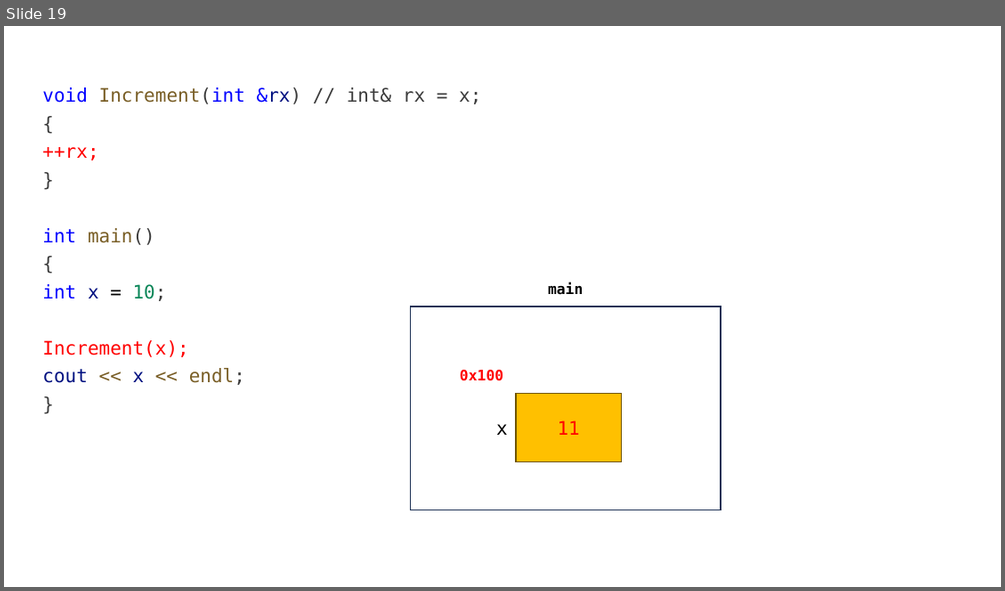
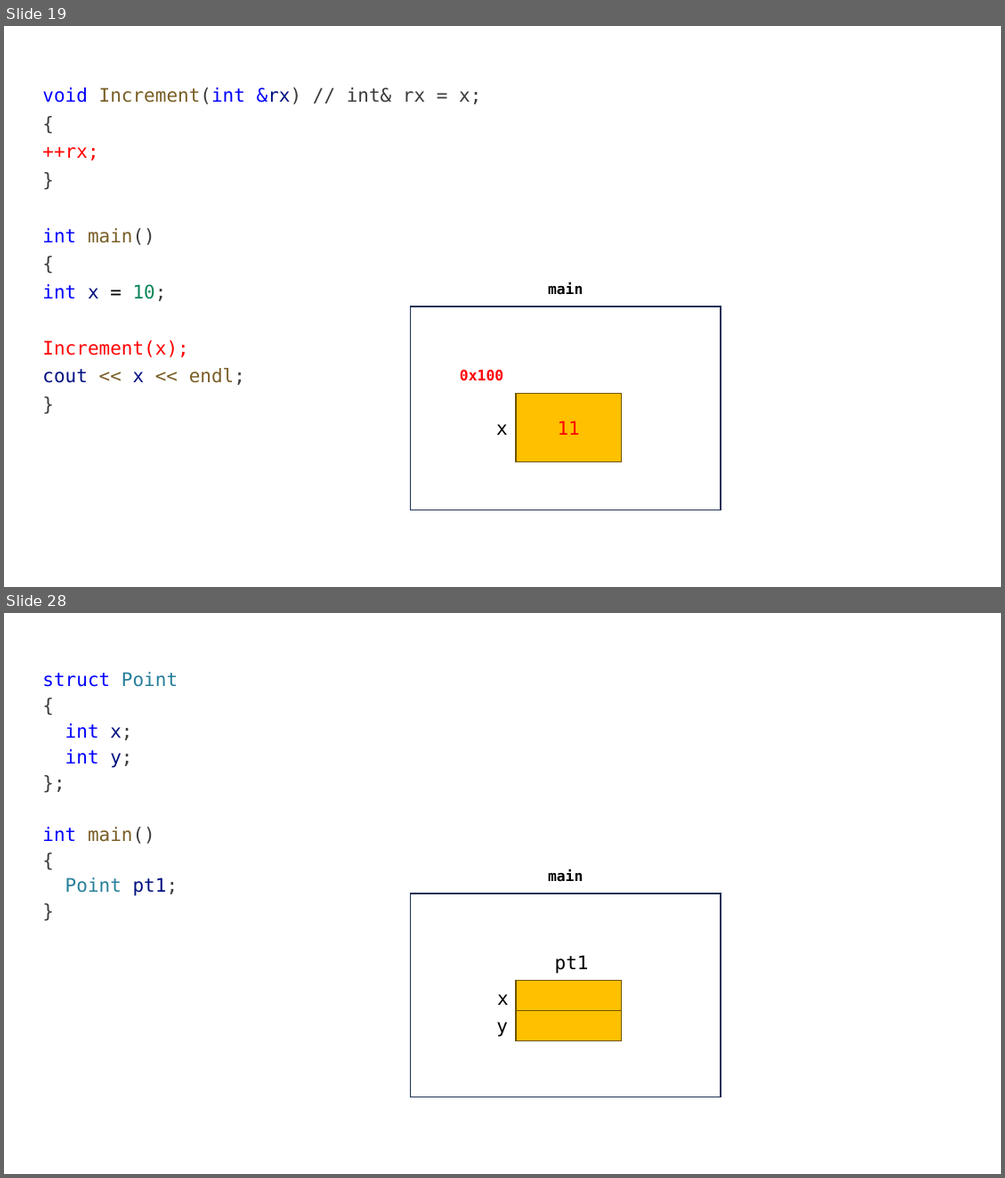
Before and after one commit to yoondev-classroom/cpp_250512, a slide deck: cpp_250512.pptx. Shown one above the other, each under a label of ours: slide 19 before the commit, slides 19 and 28 after it; the slides between them are not shown. The pictures are 1005x591 and 1005x1178 pixels, drawn with LibreOffice and Linux fonts; fonts in the diff are those of the drawing. Boxes give left, top, right and bottom in pixels: in the first picture for what was removed or moved away, otherwise in the second. Text is boxed around its words. In the diff, an @@ line names an element or a change of style, - is before the commit and + after.

```diff
--- a/cpp_250512.pptx
+++ b/cpp_250512.pptx
@@ slide 28 added at (x1=4, y1=613, x2=1001, y2=1174), background #FFFFFF @@
@@ text added at (x1=42, y1=672, x2=178, y2=896), 18 pt, text #0000FF @@
+struct Point
+{
+int x;
+int y;
+};
+int main()
+{
+Point pt1;
+}
@@ text added at (x1=548, y1=868, x2=582, y2=882), 14 pt, text #000000, bold @@
+main
@@ rectangle added at (x1=410, y1=893, x2=720, y2=1097), fill #FFFFFF, outline #1E3256 1 pt, 18 pt, text #FFFFFF @@
+0x16ce92c2c
@@ text added at (x1=555, y1=955, x2=589, y2=973), 18 pt, text #000000 @@
+pt1
@@ rectangle added at (x1=517, y1=981, x2=622, y2=1010), fill #FFC000, outline #705400 1 pt @@
@@ text added at (x1=497, y1=994, x2=509, y2=1005), 18 pt, text #000000 @@
+x
@@ rectangle added at (x1=517, y1=1011, x2=622, y2=1041), fill #FFC000, outline #705400 1 pt @@
@@ text added at (x1=496, y1=1022, x2=508, y2=1037), 18 pt, text #000000 @@
+y
```
Also in this commit, not shown: 8 other slides added, 2 other files.
